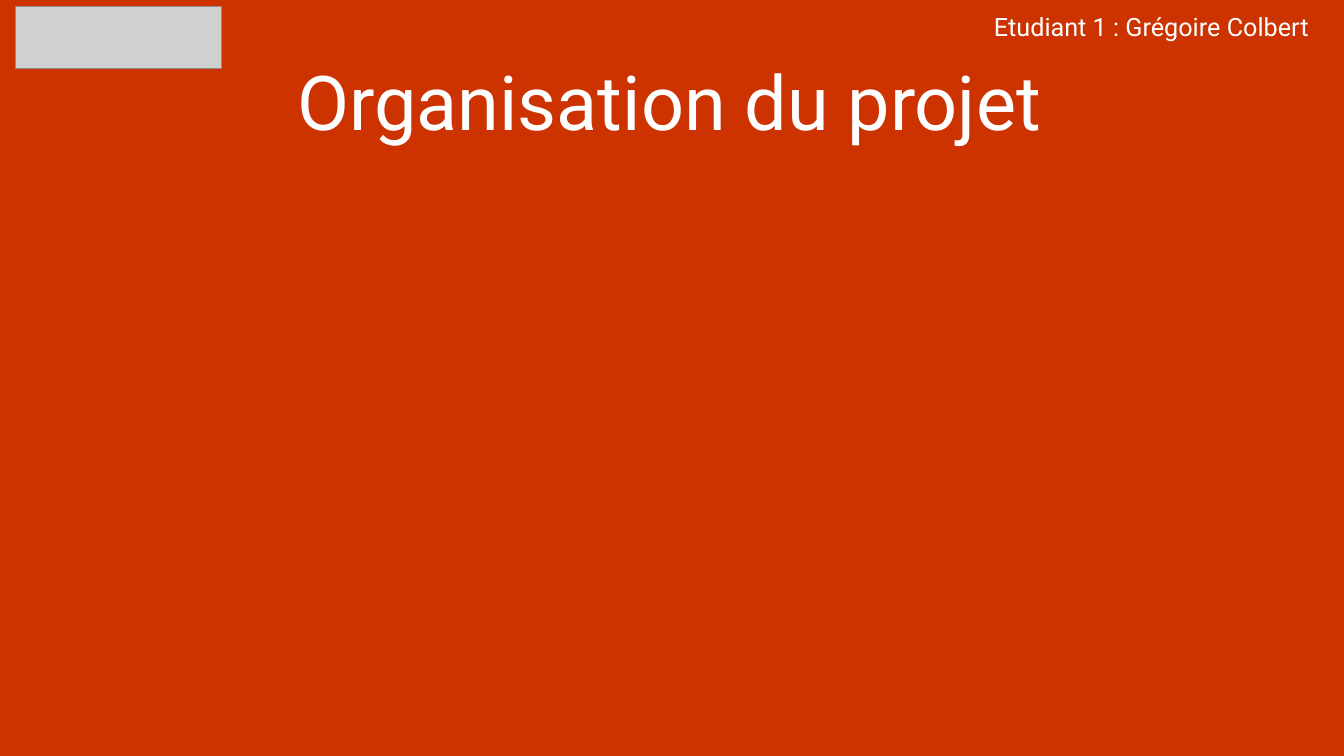
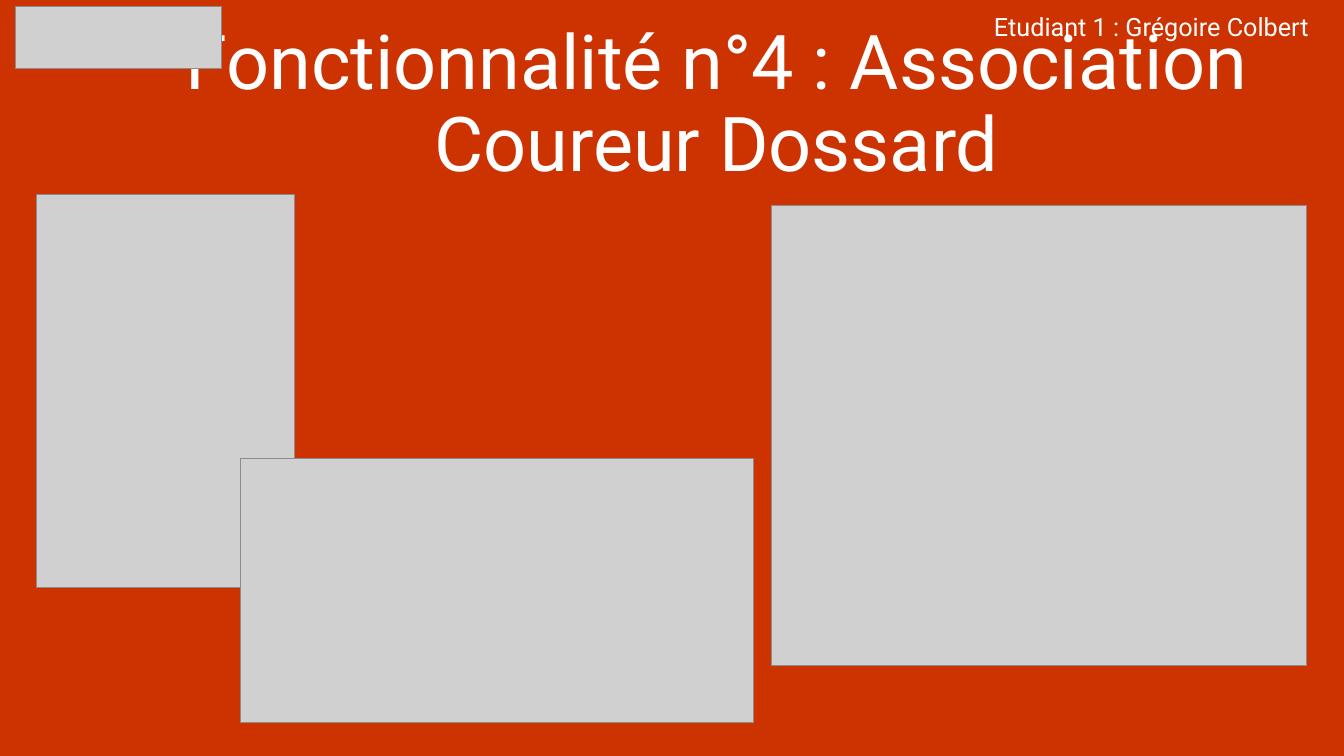
Before and after one commit to Colbert1/Projet_CrossLaPro, a slide deck: slide 19 of Ressources/Presentation_Projet_CrossLaPro_E1_Colbert.pptx (slide 18 before the commit). Drawn at 1344x756 pixels with LibreOffice and Linux fonts; fonts in the diff are those of the drawing; grey boxes stand for pictures. Boxes give left, top, right and bottom in pixels: in the first picture for what was removed or moved away, otherwise in the second. Text is boxed around its words. In the diff, an @@ line names an element or a change of style, - is before the commit and + after.

```diff
--- a/Ressources/Presentation_Projet_CrossLaPro_E1_Colbert.pptx
+++ b/Ressources/Presentation_Projet_CrossLaPro_E1_Colbert.pptx
@@ title at (185, 20, 1247, 172): text changed @@
-Organisation du projet
+Fonctionnalité n°4 : Association Coureur Dossard
@@ picture added at (36, 195, 294, 589) @@
@@ picture added at (771, 206, 1308, 666) @@
@@ picture added at (240, 459, 753, 722) @@
```
Also in this commit, not shown: 6 other slides changed, 5 other files.
